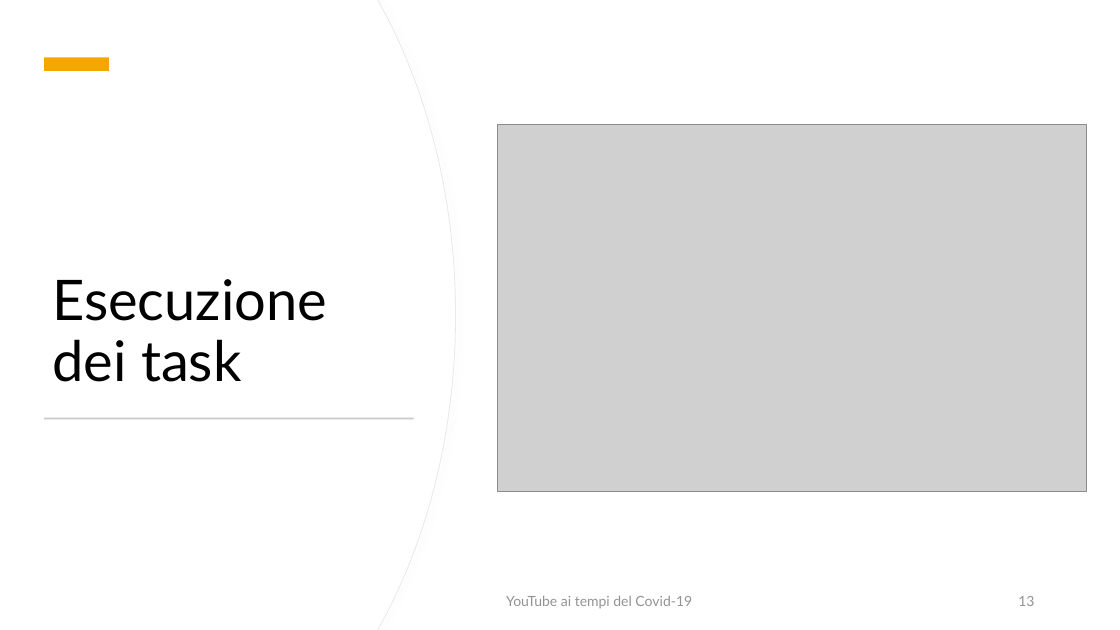
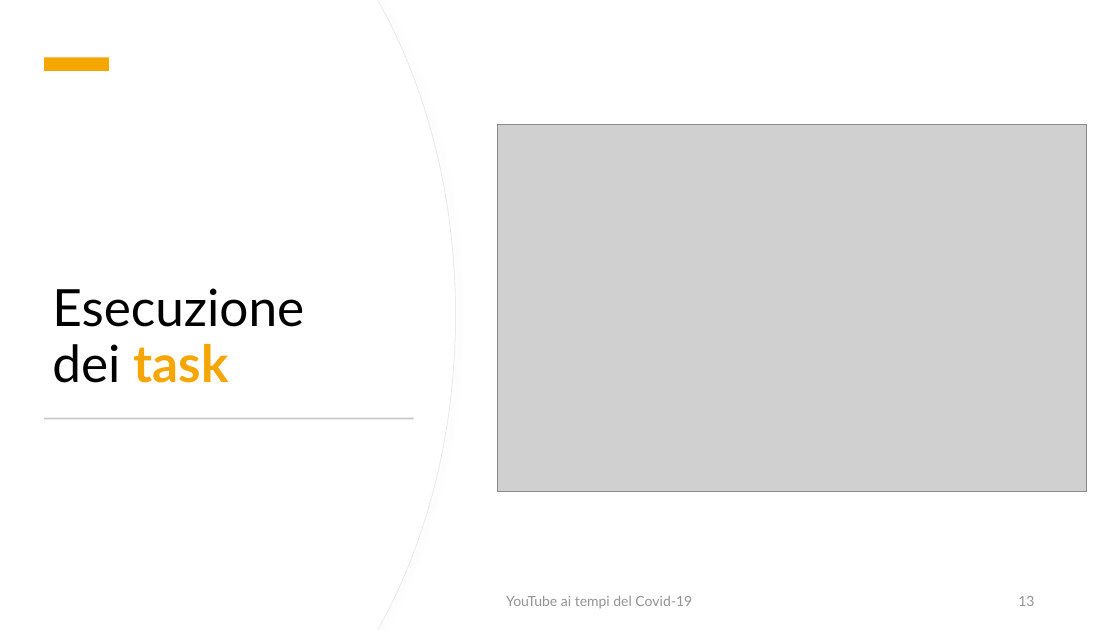
Before and after one commit to fedelux3/Youtube_trending_analysis, a slide deck: slide 13 of presentazione/presentazione.pptx. Drawn at 1120x630 pixels with LibreOffice and Linux fonts; fonts in the diff are those of the drawing; grey boxes stand for pictures. Boxes give left, top, right and bottom in pixels: in the first picture for what was removed or moved away, otherwise in the second. Text is boxed around its words. In the diff, an @@ line names an element or a change of style, - is before the commit and + after.

```diff
--- a/presentazione/presentazione.pptx
+++ b/presentazione/presentazione.pptx
@@ title "Esecuzione dei task": place and size @@
-title "Esecuzione dei task" at [52,279,327,382]
+title "Esecuzione dei task" at [52,288,304,383]
@@ title "Esecuzione dei task" at [52,288,304,383]: size 48 to 44 pt; text colour #000000 to #F5A700, bold on in "task" @@
```
Also in this commit, not shown: 11 other slides changed.
